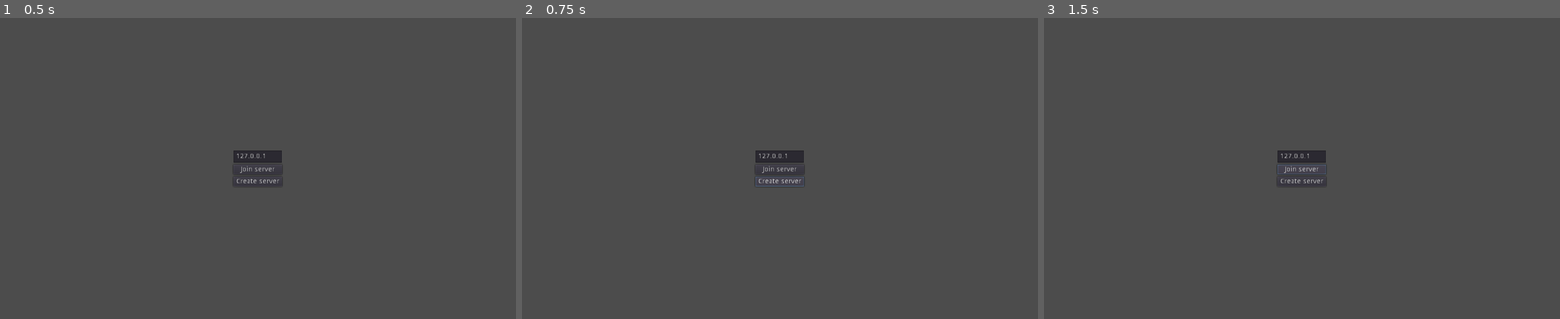
Above: before the commit, frames 1-3 (left to right).
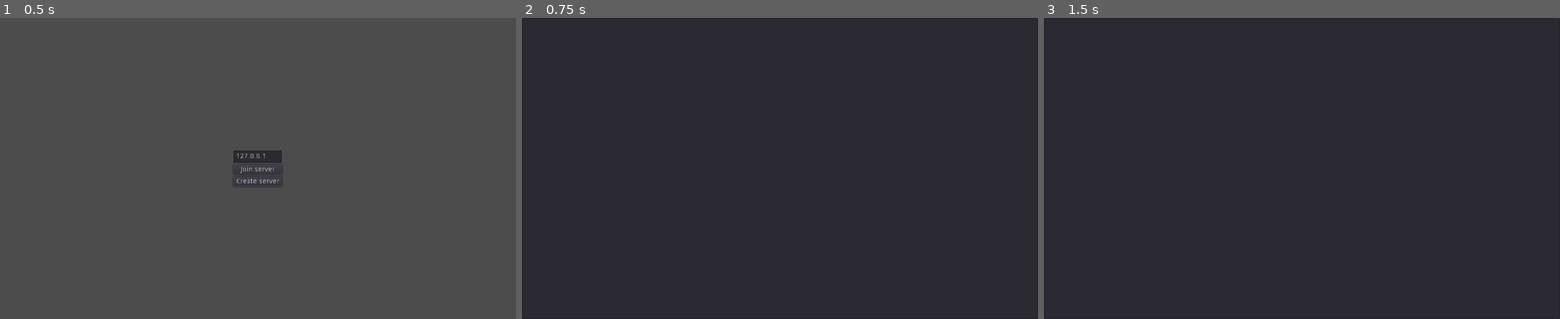
Above: after the commit, the same moments.

Repository: zDonik1/ProjectD
Game: Godot game, scene res://scenes/main.tscn
Two runs of this game, one before a commit and one after it. Both use one fixed random seed, a clock stepped at 60 frames per second and the inputs below.
Inputs:
- Up to frame 1 (0.5 s): no input
- Up to frame 2 (0.75 s): click "Create server" at 0.5 s
- Up to frame 3 (1.5 s): click "Join server" at 1.25 s

Frame 1 is identical in both runs. In frame 2, 99% of the frame differs, in the area x 0-100%, y 0-100%; in frame 3, 99%.

Commit message:
feat: pressing create server button creates lobby

Diff:
--- /dev/null
+++ b/scenes/lobby.tscn
@@ -0,0 +1,5 @@
+[gd_scene format=2]
+
+[node name="Control" type="ItemList"]
+anchor_right = 1.0
+anchor_bottom = 1.0
--- a/scripts/main_menu.gd
+++ b/scripts/main_menu.gd
@@ -8,4 +8,6 @@
 
 
 func _create_server_button_pressed():
-	pass
+	var lobby = preload("res://scenes/lobby.tscn").instance()
+	lobby.name = "LobbyUI"
+	get_parent().add_child(lobby)
--- a/test/unit/test_main_menu.gd
+++ b/test/unit/test_main_menu.gd
@@ -1,11 +1,28 @@
 extends UnitTest
+
+var main_menu
+
+func before_each():
+	.before_each()
+	main_menu = partial_double("res://scenes/main_menu.tscn").instance()
+	stub(main_menu, "_ready").to_call_super()
+	add_child(main_menu)
 
 
 func test_connects_create_server_button_pressed_to_receiver():
-	var main_menu = partial_double("res://scenes/main_menu.tscn").instance()
-	stub(main_menu, "_ready").to_call_super()
-	add_child(main_menu)
+	stub(main_menu, "_create_server_button_pressed").to_do_nothing()
 
 	main_menu.get_node("ButtonList/CreateServer").emit_signal("pressed")
 
 	assert_called(main_menu, "_create_server_button_pressed")
+
+
+func test_pressing_create_server_button_creates_lobby():
+	main_menu._create_server_button_pressed()
+
+	assert_true(
+		main_menu.get_parent().has_node("LobbyUI"),
+		"check that LobbyUI node was created"
+	)
+
+	$LobbyUI.free()
--- a/test/unit_test.gd
+++ b/test/unit_test.gd
@@ -12,13 +12,11 @@
 
 var multiplayer_inst
 
-var _scene_tree
 var _runner_node
 
 
 func before_all():
-	_scene_tree = get_tree()
-	_runner_node = _scene_tree.root.get_child(0)
+	_runner_node = get_tree().root.get_child(0)
 
 
 func before_each():
